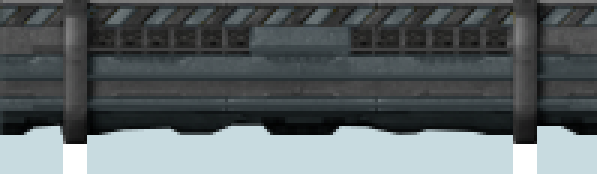
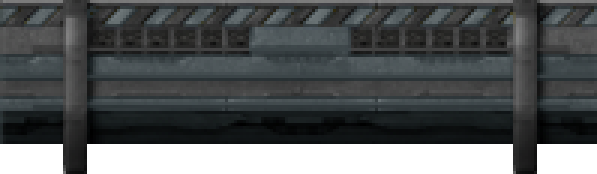
Layers edited between the first and the second 597x174 image:
added layer "desat" (saturation) above "band_blackinblack" over (x1=0, y1=144, x2=597, y2=174)
hid "strip_short" over (x1=63, y1=105, x2=537, y2=144)
hid "board-jagged" over (x1=21, y1=105, x2=579, y2=135)
showed "Hintergrund" over (x1=0, y1=105, x2=597, y2=174)
